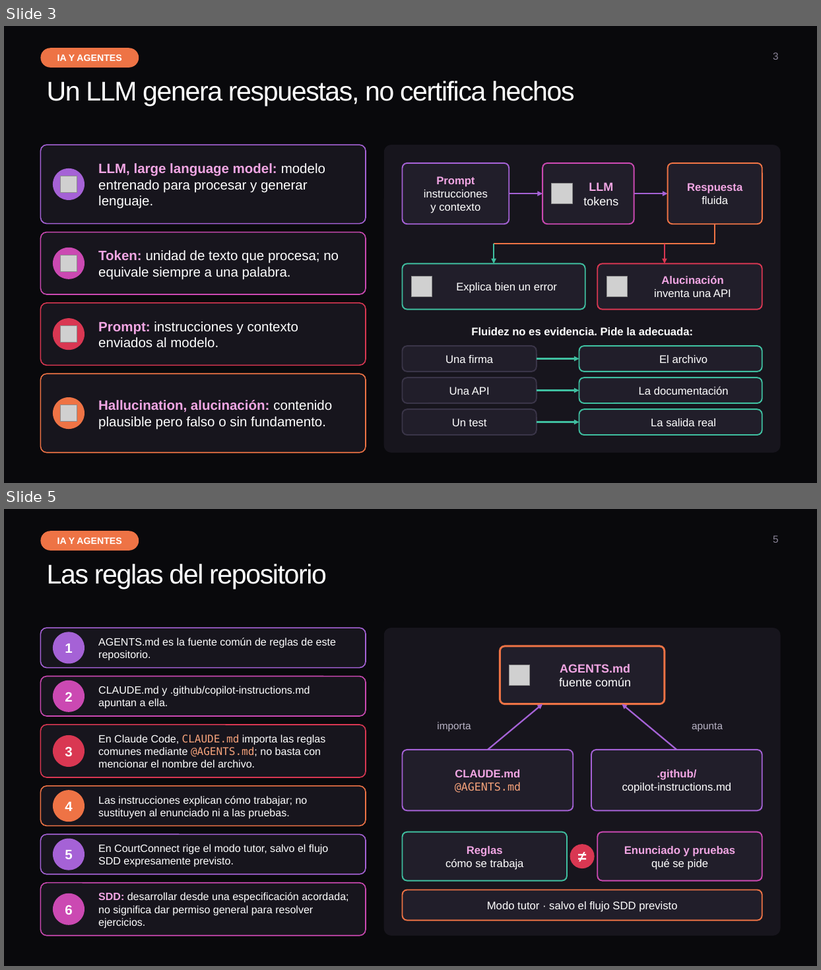
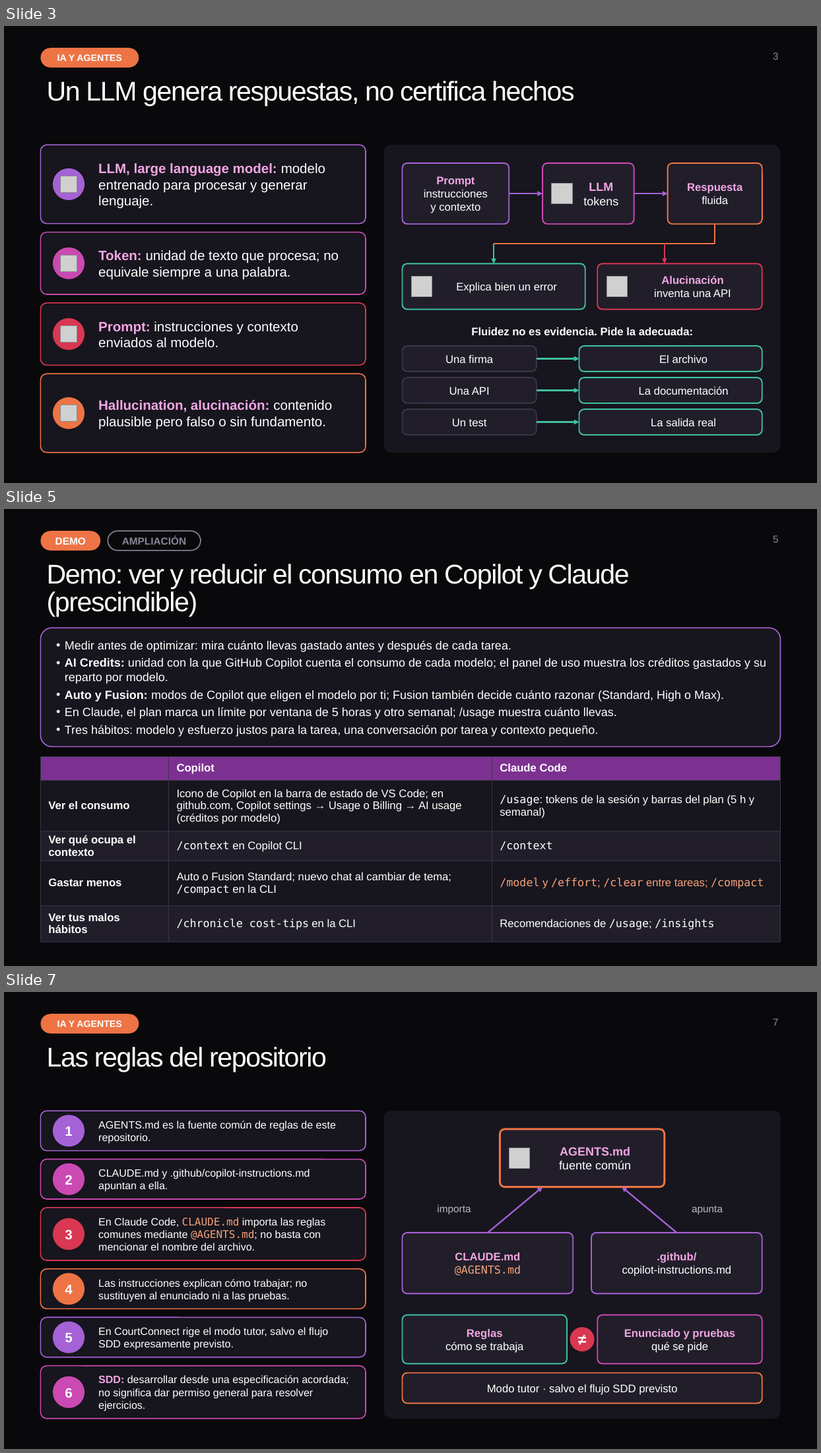
Before and after one commit to ybenzina/formacion-dotnet-junior, a slide deck: docs/masterclasses/masterclass-ai-agents.pptx. Shown one above the other, each under a label of ours: slides 3 and 5 before the commit, slides 3, 5 and 7 after it; the slides between them are not shown. The pictures are 821x970 and 821x1453 pixels, drawn with LibreOffice and Linux fonts; fonts in the diff are those of the drawing; grey boxes stand for pictures; background and template pictures are left out. Boxes give left, top, right and bottom in pixels: in the first picture for what was removed or moved away, otherwise in the second. Text is boxed around its words. In the diff, an @@ line names an element or a change of style, - is before the commit and + after.

```diff
--- a/docs/masterclasses/masterclass-ai-agents.pptx
+++ b/docs/masterclasses/masterclass-ai-agents.pptx
@@ slide 5 added at (x1=4, y1=509, x2=817, y2=966), background #09090C @@
@@ rounded rectangle added at (x1=40, y1=531, x2=100, y2=551), fill #EE7345, 12 pt, text #FFFFFF, bold @@
+DEMO
@@ rounded rectangle added at (x1=108, y1=531, x2=201, y2=551), outline #8A8498 1.25 pt, 12 pt, text #8A8498, bold @@
+AMPLIACIÓN
@@ page number added at (x1=773, y1=535, x2=779, y2=543), 12 pt, text #8A8498 @@
+5
@@ title added at (x1=47, y1=564, x2=629, y2=617), 32 pt, text #FFFFFF @@
+Demo: ver y reducir el consumo en Copilot y Claude (prescindible)
@@ rounded rectangle added at (x1=40, y1=628, x2=781, y2=747), fill #17151D, outline #A562D6 1.25 pt @@
@@ text added at (x1=65, y1=640, x2=766, y2=737), 14 pt, text #FFFFFF @@
+• Medir antes de optimizar: mira cuánto llevas gastado antes y después de cada tarea.
+• AI Credits: unidad con la que GitHub Copilot cuenta el consumo de cada modelo; el panel de uso muestra los créditos gastados y su reparto por modelo.
+• Auto y Fusion: modos de Copilot que eligen el modelo por ti; Fusion también decide cuánto razonar (Standard, High o Max).
+• En Claude, el plan marca un límite por ventana de 5 horas y otro semanal; /usage muestra cuánto llevas.
+• Tres hábitos: modelo y esfuerzo justos para la tarea, una conversación por tarea y contexto pequeño.
@@ table added at (x1=40, y1=757, x2=781, y2=944), 5 rows, 3 columns @@
+ | Copilot | Claude Code
+Ver el consumo | Icono de Copilot en la barra de estado de VS Code; en github.com, Copilot settings → Usage o Billing → AI usage (créditos por modelo) | /usage: tokens de la sesión y barras del plan (5 h y semanal)
+Ver qué ocupa el contexto | /context en Copilot CLI | /context
+Gastar menos | Auto o Fusion Standard; nuevo chat al cambiar de tema; /compact en la CLI | /model y /effort; /clear entre tareas; /compact
+Ver tus malos hábitos | /chronicle cost-tips en la CLI | Recomendaciones de /usage; /insights
@@ what was slide 5 is now slide 7 @@
@@ page number at (x1=773, y1=1018, x2=779, y2=1026): text changed @@
-5
+7
```
Also in this commit, not shown: 3 slides changed, 1 other slide added, 1 other file.
